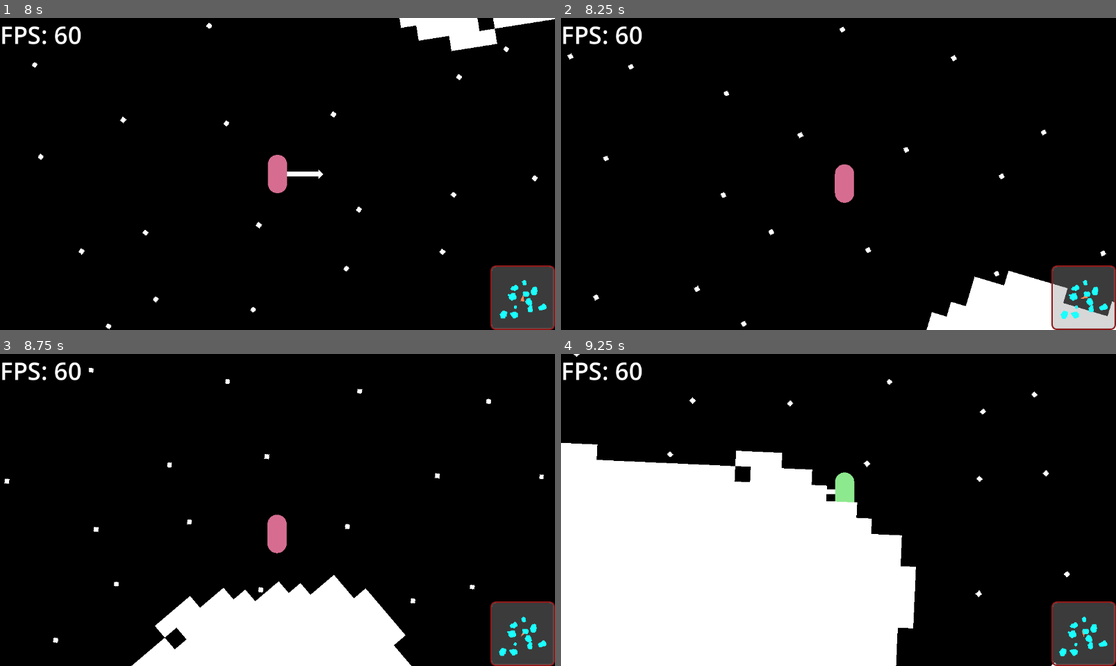
Above: before the commit, frames 1-4 (two rows, left to right).
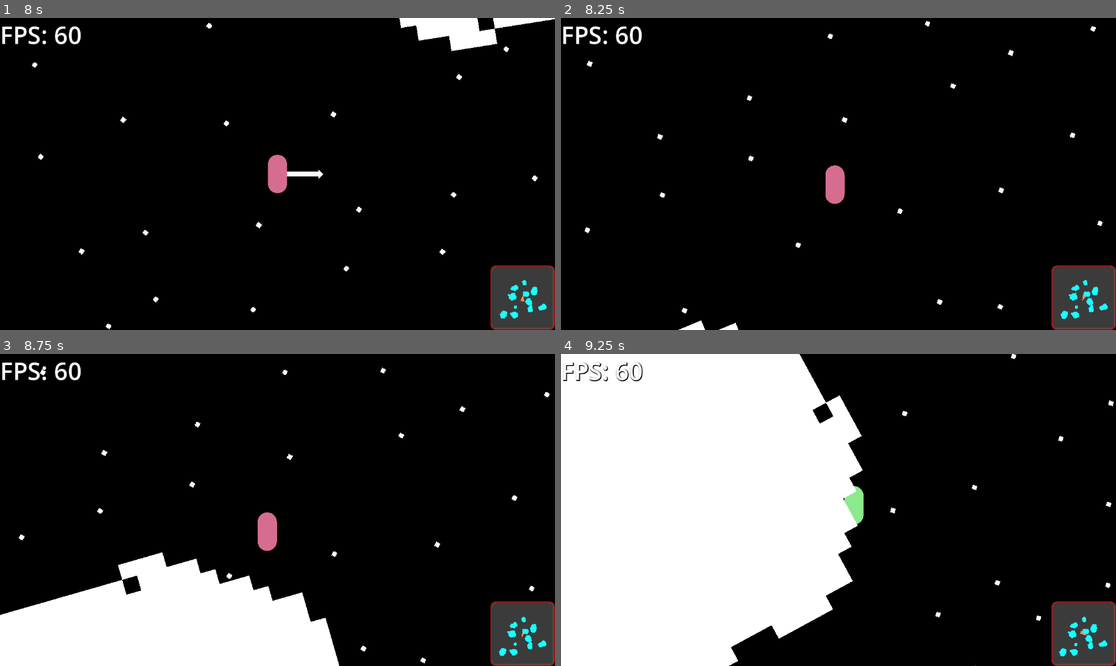
Above: after the commit, the same moments.

Repository: coolspacegame/game
Game: Godot game, scene res://node_2d.tscn
Two runs of this game, one before a commit and one after it. Both use one fixed random seed, a clock stepped at 60 frames per second and the inputs below.
Inputs (mouse positions are in pixels of both pictures, inside the frame that each line leads up to):
- Up to frame 1 (8 s): tap Enter at 0.5 s; move the mouse to (399, 158) at 0.52 s; hold D (skelly_input_action_right) 0.53-1.28 s; click (399, 158) at 0.6 s; tap Space (skelly_input_action_jump) at 0.77, 1.52, 3.02, 3.77, 4.52, 6.02, 6.77, 7.52 s; move the mouse to (166, 189) at 1.27 s; hold S (skelly_input_action_backward) 1.28-2.03 s; right-click (166, 189) at 1.35 s; move the mouse to (333, 105) at 2.02 s; hold D (skelly_input_action_right) 2.03-2.78 s; tap E (skelly_input_action_2) at 2.1, 6.6 s; move the mouse to (249, 236) at 2.77 s; hold W (skelly_input_action_forward) 2.78-3.53 s; tap I (skelly_input_action_3) at 2.85, 7.35 s; move the mouse to (444, 220) at 3.52 s; hold X 3.53-4.28 s; hold A (skelly_input_action_left) 3.53-5.03 s; move the mouse to (111, 127) at 4.27 s; tap C at 4.35 s; move the mouse to (305, 174) at 5.02 s; hold S (skelly_input_action_backward) 5.03-5.78 s; click (305, 174) at 5.1 s; move the mouse to (194, 96) at 5.77 s; hold D (skelly_input_action_right) 5.78-6.53 s; right-click (194, 96) at 5.85 s; move the mouse to (399, 158) at 6.52 s; hold W (skelly_input_action_forward) 6.53-7.28 s; move the mouse to (166, 189) at 7.27 s; hold D (skelly_input_action_right) from 7.28 s (still down)
- Up to frame 2 (8.25 s): move the mouse to (894, 105) at 8.02 s; release D (skelly_input_action_right) at 8.03 s; hold S (skelly_input_action_backward) from 8.03 s (still down); hold X from 8.03 s (still down)
- Up to frame 3 (8.75 s): keep holding S (skelly_input_action_backward); keep holding X
- Up to frame 4 (9.25 s): move the mouse to (810, 572) at 8.77 s; release S (skelly_input_action_backward) at 8.78 s; release X at 8.78 s; hold A (skelly_input_action_left) from 8.78 s (still down); tap C at 8.85 s; tap Space (skelly_input_action_jump) at 9.02 s

Frame 1 is identical in both runs. In frame 2, 4.9% of the frame differs, in the area x 1-100%, y 0-100%; in frame 3, 13%; in frame 4, 25%, in the area x 0-100%, y 0-100%.

Commit message:
raycasting to get rotation angle

Diff:
--- a/scripts/TheCharacter.gd
+++ b/scripts/TheCharacter.gd
@@ -35,9 +35,9 @@
 
 ## Scale of the gravititational force from asteroids on the character
 const GRAVITATIONAL_CONSTANT := 2.0
-const MAX_JUMPING_TIME := 0.02
+const MAX_JUMPING_TIME := 0.5
 const HORIZONTAL_JUMP_SCALE := 0.80
-const AUTOMATIC_ROTATION_TORQUE_SPRING_CONSTANT := 5000000.0
+const AUTOMATIC_ROTATION_TORQUE_SPRING_CONSTANT := 10000000.0
 const AUTOMATIC_ROTATION_TORQUE_DAMPING_CONSTANT := 800000.0
 const REQUESTED_MOVEMENT_FORCE_SCALE := 20000.0
 const REQUESTED_MOVEMENT_TORQUE_SCALE := 100000.0
@@ -47,8 +47,9 @@
 const BOOSTERS_ENABLED_COLOR := Color.LIGHT_GREEN
 const BOOSTERS_DISABLED_COLOR := Color.PALE_VIOLET_RED
 const WALKING_SPEED := 250.0
-const JUMPING_FORCE_SCALE := 2000000.0
+const JUMPING_FORCE_SCALE := 4000000.0
 const MINING_COOLDOWN := 0.5
+
 
 
 ## this is for incoming signals to notify this script that the "pickaxe" (or mining tool) is being used
@@ -135,23 +136,9 @@
     var chosen_gravity_direction := summed_gravity_force.normalized()
     var character_orientation := character_body.transform.basis_xform(Vector2.DOWN).normalized()
 
-    # angle of the gravity vector relative to +x
-    var gravity_vector_angle := atan2(chosen_gravity_direction.y, chosen_gravity_direction.x)
-
-    # angle of the character orientation vector relative to +x
-    var character_rotation_angle := atan2(character_orientation.y, character_orientation.x)
-    var angle_delta := character_rotation_angle - gravity_vector_angle
-
     var space_rid := get_world_2d().space
     var space_state := PhysicsServer2D.space_get_direct_state(space_rid)
 
-    # correct the angle delta such that we will always rotate the character the shortest distance. This is necessary for example when
-    # one vector is close to +180 degrees, and the other close to -180 degrees. Without this correction, the character would rotate almost a full 360,
-    # when really we only need to move a few degrees (We are actually working in radians)
-    if angle_delta > PI:
-        angle_delta = angle_delta - 2 * PI
-    elif angle_delta < -PI:
-        angle_delta = angle_delta + 2 * PI
 
     # only apply input force/torque if there is requested movement
     var boosters_are_active = _requested_movement != Vector2i.ZERO and _boosters_enabled
@@ -234,17 +221,45 @@
 
             character_body.position += delta * WALKING_SPEED * _requested_movement.x * movement_dir
 
-        var torque_spring_component := AUTOMATIC_ROTATION_TORQUE_SPRING_CONSTANT * angle_delta
-        var torque_damping_component := (
-            AUTOMATIC_ROTATION_TORQUE_DAMPING_CONSTANT * character_body.angular_velocity
-        )
-
-        var gravity_scale_component := summed_gravity_force.length() * 0.00001
-
-        var automatic_rotation_torque := (
-            -(torque_spring_component + torque_damping_component) * gravity_scale_component
-        )
-        character_body.apply_torque(automatic_rotation_torque)
+        var proximity_detector_shape := ($ProximityDetector/CollisionShape2D as CollisionShape2D).shape
+        var proximity_detector_shape_rect := proximity_detector_shape.get_rect()
+
+        var rotation_cast_from = character_body.global_position
+        var rotation_cast_to = rotation_cast_from + chosen_gravity_direction * proximity_detector_shape_rect.size.y / 2
+
+        var rotation_ray_query := PhysicsRayQueryParameters2D.create(rotation_cast_from, rotation_cast_to, collision_mask)
+        var rotation_ray_query_result = space_state.intersect_ray(rotation_ray_query)
+
+
+        if rotation_ray_query_result.size() > 0:
+            var rotation_surface_normal = rotation_ray_query_result.normal.normalized()
+
+            # angle of the normal vector relative to +x
+            var normal_vector_angle := atan2(-rotation_surface_normal.y, -rotation_surface_normal.x)
+
+            # angle of the character orientation vector relative to +x
+            var character_rotation_angle := atan2(character_orientation.y, character_orientation.x)
+            var angle_delta := character_rotation_angle - normal_vector_angle
+
+            # correct the angle delta such that we will always rotate the character the shortest distance. This is necessary for example when
+            # one vector is close to +180 degrees, and the other close to -180 degrees. Without this correction, the character would rotate almost a full 360,
+            # when really we only need to move a few degrees (We are actually working in radians)
+            if angle_delta > PI:
+                angle_delta = angle_delta - 2 * PI
+            elif angle_delta < -PI:
+                angle_delta = angle_delta + 2 * PI
+
+            var torque_spring_component := AUTOMATIC_ROTATION_TORQUE_SPRING_CONSTANT * angle_delta
+            var torque_damping_component := (
+                AUTOMATIC_ROTATION_TORQUE_DAMPING_CONSTANT * character_body.angular_velocity
+            )
+
+            var gravity_scale_component := summed_gravity_force.length() * 0.00001
+
+            var automatic_rotation_torque := (
+                -(torque_spring_component + torque_damping_component) * gravity_scale_component
+            )
+            character_body.apply_torque(automatic_rotation_torque)
 
     character_body.apply_central_force(jumping_force)
 
